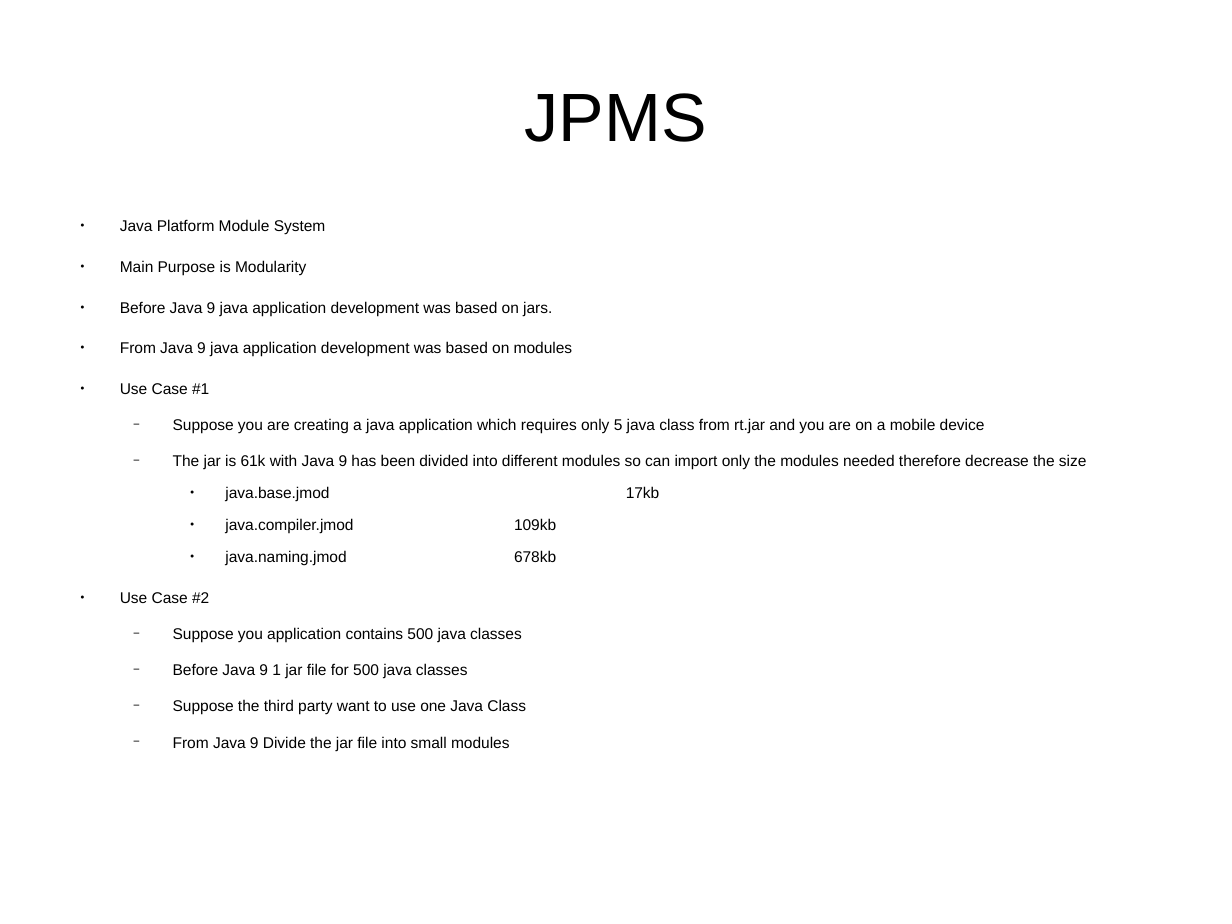
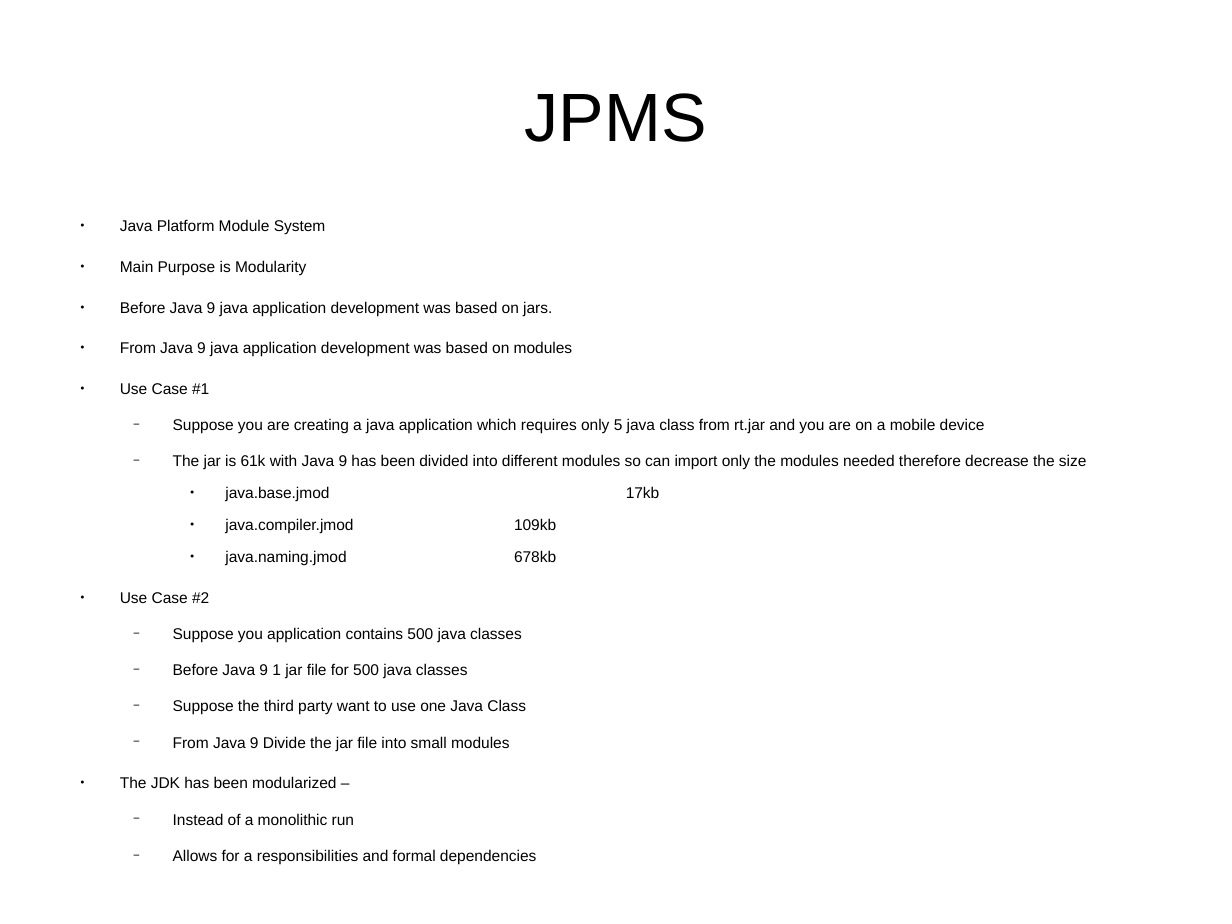
Before and after one commit to CharlesStockman/notesFromCourses, a slide deck: slide 21 of java/core/01_core.odp. Drawn at 1232x924 pixels with LibreOffice and Linux fonts; fonts in the diff are those of the drawing. Boxes give left, top, right and bottom in pixels: in the first picture for what was removed or moved away, otherwise in the second. Text is boxed around its words. In the diff, an @@ line names an element or a change of style, - is before the commit and + after.

```diff
--- a/java/core/01_core.odp
+++ b/java/core/01_core.odp
@@ text at <box>120,776,536,864</box>: paragraphs added @@
+● The JDK has been modularized –
+  − Instead of a monolithic run
+  − Allows for a responsibilities and formal dependencies
```
Also in this commit, not shown: 6 other slides changed, 6 slides added, 14 other files.
